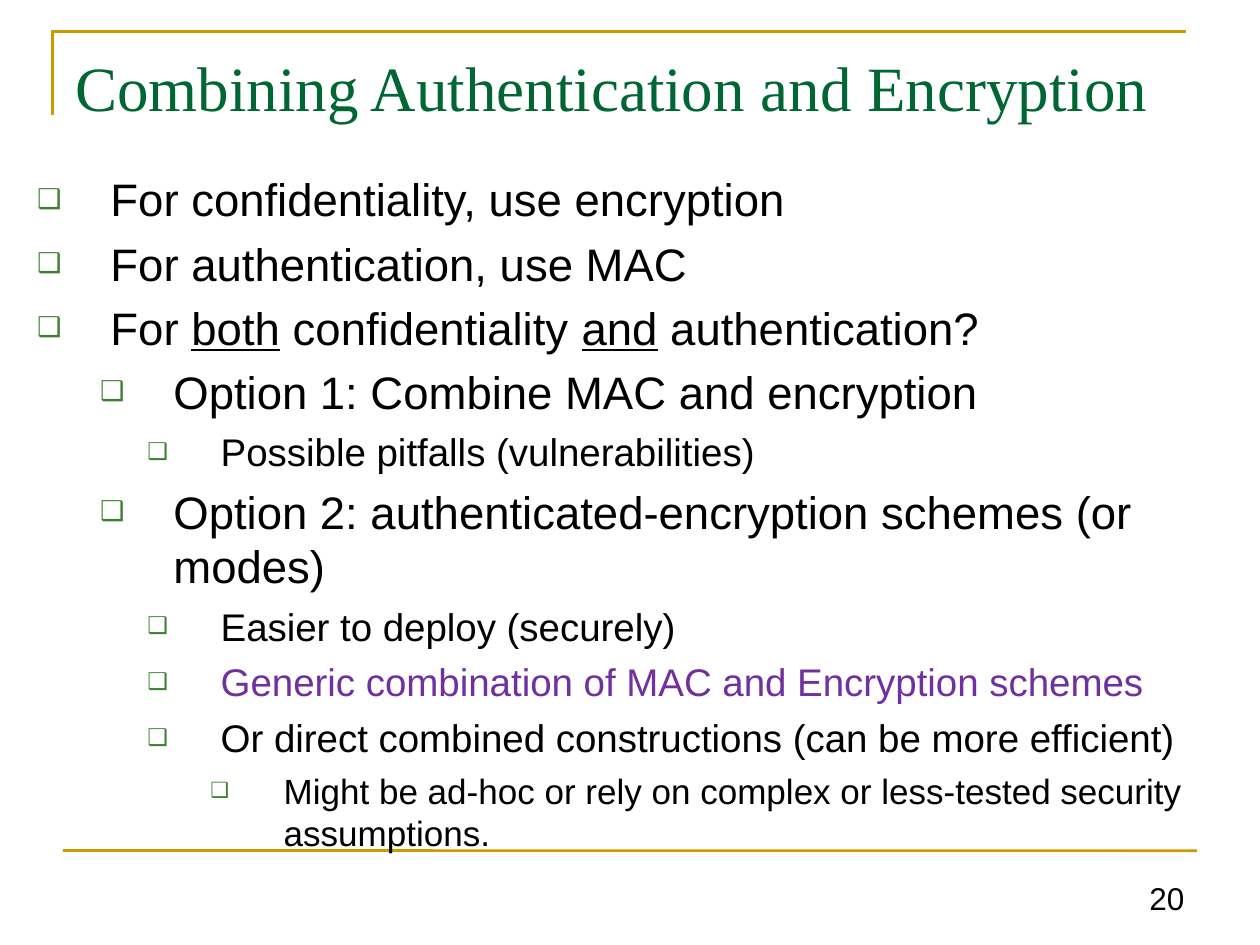
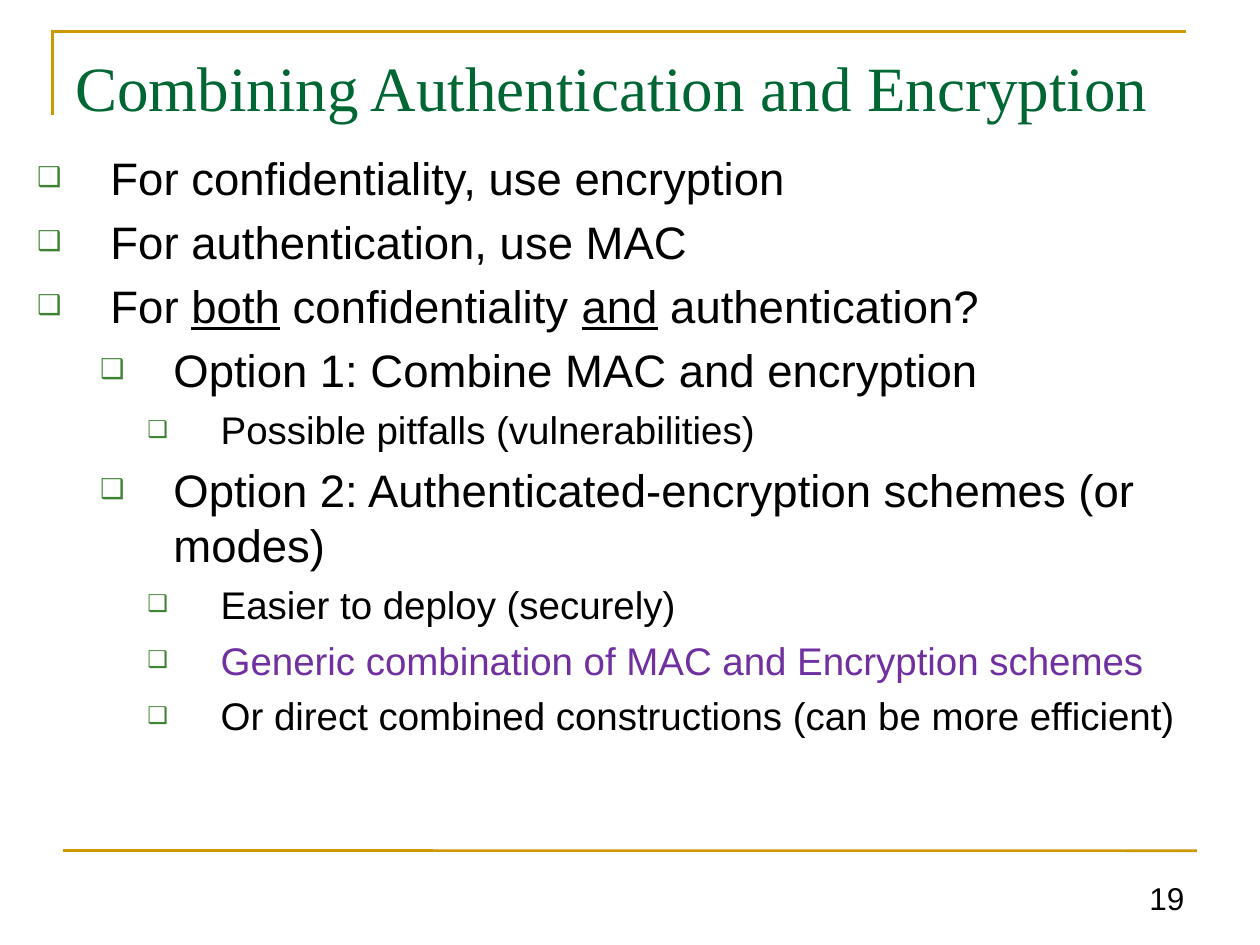
Before and after one commit to GhadaAlmashaqbeh/GhadaAlmashaqbeh.github.io, a slide deck: slide 19 of courses/cse3400-f2026/lecture5.pptx (slide 20 before the commit). Drawn at 1260x945 pixels with LibreOffice and Linux fonts; fonts in the diff are those of the drawing. Boxes give left, top, right and bottom in pixels: in the first picture for what was removed or moved away, otherwise in the second. Text is boxed around its words. In the diff, an @@ line names an element or a change of style, - is before the commit and + after.

```diff
--- a/courses/cse3400-f2026/lecture5.pptx
+++ b/courses/cse3400-f2026/lecture5.pptx
@@ text "For confidentiality, use encryption": place and size @@
-text "For confidentiality, use encryption" at bbox=[110, 183, 1181, 853]
+text "For confidentiality, use encryption" at bbox=[110, 162, 1175, 738]
@@ text at bbox=[173, 474, 1134, 571]: text changed @@
-  ❑ Option 2: authenticated-encryption schemes (or modes)
+  ❑ Option 2: Authenticated-encryption schemes (or modes)
@@ text at bbox=[284, 778, 1181, 853]: paragraph removed @@
-      ❑ Might be ad-hoc or rely on complex or less-tested security assumptions.
@@ page number at bbox=[1149, 888, 1184, 911]: text changed @@
-20
+19
```
Also in this commit, not shown: 16 other slides changed, 2 slides removed, 2 other files.
